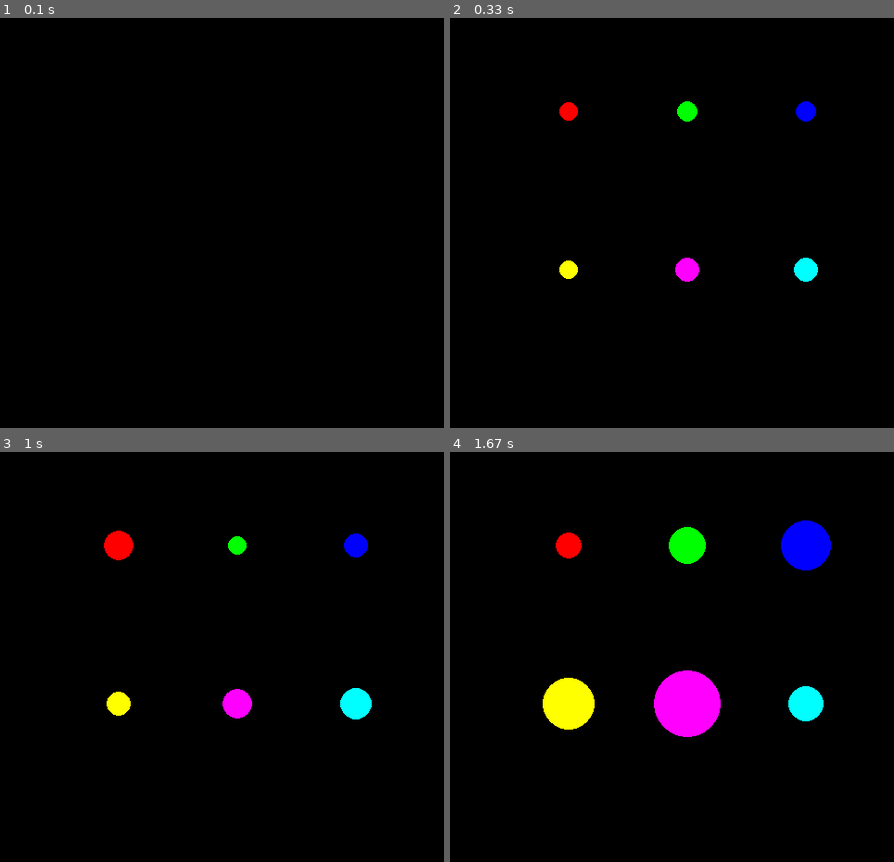
Above: before the commit, frames 1-4 (two rows, left to right).
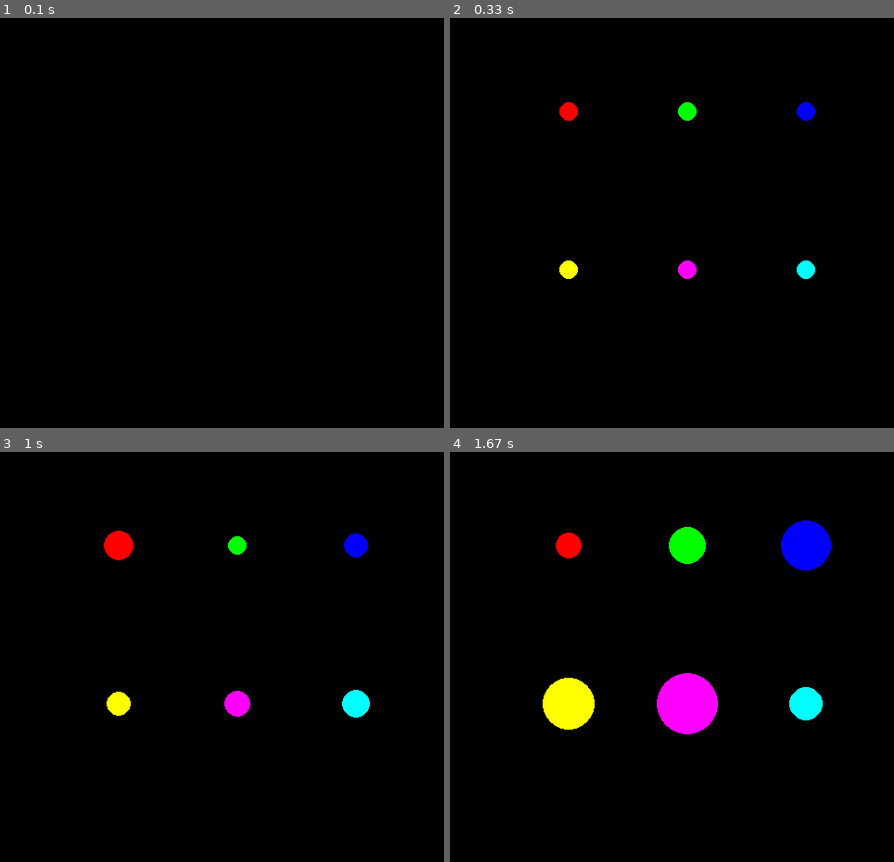
Above: after the commit, the same moments.

Repository: vposby/python
Game: pygame game, started from circleTest1.py
Same seed, same stepped clock (60 frames per second), same inputs: the game is played once before the commit and once after it.
Inputs:
- Up to frame 1 (0.1 s): no input
- Up to frame 2 (0.33 s): no input
- Up to frame 3 (1 s): no input
- Up to frame 4 (1.67 s): no input

Frame 1 is identical in both runs. In frame 2, 0.3% of the frame differs, in the area x 50-83%, y 20-65%; in frame 3, 0.2%; in frame 4, 0.4%, in the area x 45-85%, y 53-70%.

Commit message:
Update circleTest1.py

Diff:
--- a/circleTest1.py
+++ b/circleTest1.py
@@ -8,7 +8,10 @@
 import sys, pygame, random
 pygame.init()
 
+#display size
 size = width, height = (512, 512)
+
+#colors
 black = (0,0,0)
 white = (255,255,255)
 red = (255,0,0)
@@ -18,17 +21,21 @@
 pink = (255,0,255)
 cyan = (0,255,255)
 
+#circle positions
 topRt = (int(width/4),int(height/3))
 topMid = (int(width/2),int(height/3))
 topLt = (int(3*width/4),int(height/3))
 btmRt = (int(width/4),int(2*height/3))
 btmMid = (int(width/2),int(2*height/3))
 btmLt = (int(3*width/4),int(2*height/3))
+
+#initial circle size
 cirSize = redSize = greenSize = blueSize = yellowSize = pinkSize = cyanSize = 10
 
 screen = pygame.display.set_mode(size)
 screen.fill(black)
 
+#first circles
 redCir = pygame.draw.circle(screen,red,topRt,cirSize)
 greenCir = pygame.draw.circle(screen,green,topMid,cirSize)
 blueCir = pygame.draw.circle(screen,blue,topLt,cirSize)
@@ -36,37 +43,30 @@
 pinkCir = pygame.draw.circle(screen,pink,btmMid,cirSize)
 cyanCir = pygame.draw.circle(screen,cyan,btmLt,cirSize)
 
-redSize+=random.randrange(int((-1*cirSize)+10),int(2*cirSize/3))
-greenSize+=random.randrange(int((-1*cirSize)+10),int(2*cirSize/3))
-blueSize+=random.randrange(int((-1*cirSize)+10),int(2*cirSize/3))
-yellowSize+=random.randrange(int((-1*cirSize)+10),int(2*cirSize/3))
-pinkSize+=random.randrange(int((-1*cirSize)+10),int(2*cirSize/3))
-cyanSize+=random.randrange(int((-1*cirSize)+10),int(2*cirSize/3))
-
 while 1:
 	for event in pygame.event.get():
 		if event.type == pygame.QUIT: sys.exit()
 
 	screen.fill(black)
-	for x in range(1,7):
-		if x==1:
-			redCir = pygame.draw.circle(screen,red,topRt,redSize)
-			redSize+=random.randrange(int((-1*redSize)+10),int(2*redSize/3))
-		elif x==2:
-			greenCir = pygame.draw.circle(screen,green,topMid,greenSize)
-			greenSize+=random.randrange(int((-1*greenSize)+10),int(2*greenSize/3))
-		elif x==3:
-			blueCir = pygame.draw.circle(screen,blue,topLt,blueSize)
-			blueSize+=random.randrange(int((-1*blueSize)+10),int(2*blueSize/3))
-		elif x==4:
-			yellowCir = pygame.draw.circle(screen,yellow,btmRt,yellowSize)
-			yellowSize+=random.randrange(int((-1*yellowSize)+10),int(2*yellowSize/3))
-		elif x==5:
-			pinkCir = pygame.draw.circle(screen,pink,btmMid,pinkSize)
-			pinkSize+=random.randrange(int((-1*pinkSize)+10),int(2*pinkSize/3))
-		else:
-			cyanCir = pygame.draw.circle(screen,cyan,btmLt,cyanSize)
-			cyanSize+=random.randrange(int((-1*cyanSize)+10),int(2*cyanSize/3))
+
+	#change circle sizes
+	redCir = pygame.draw.circle(screen,red,topRt,redSize)
+	redSize+=random.randrange(int((-1*redSize)+10),int(2*redSize/3))
+
+	greenCir = pygame.draw.circle(screen,green,topMid,greenSize)
+	greenSize+=random.randrange(int((-1*greenSize)+10),int(2*greenSize/3))
+
+	blueCir = pygame.draw.circle(screen,blue,topLt,blueSize)
+	blueSize+=random.randrange(int((-1*blueSize)+10),int(2*blueSize/3))
+
+	yellowCir = pygame.draw.circle(screen,yellow,btmRt,yellowSize)
+	yellowSize+=random.randrange(int((-1*yellowSize)+10),int(2*yellowSize/3))
+
+	pinkCir = pygame.draw.circle(screen,pink,btmMid,pinkSize)
+	pinkSize+=random.randrange(int((-1*pinkSize)+10),int(2*pinkSize/3))
+
+	cyanCir = pygame.draw.circle(screen,cyan,btmLt,cyanSize)
+	cyanSize+=random.randrange(int((-1*cyanSize)+10),int(2*cyanSize/3))
 
 	pygame.time.wait(300)
 	pygame.display.update()
